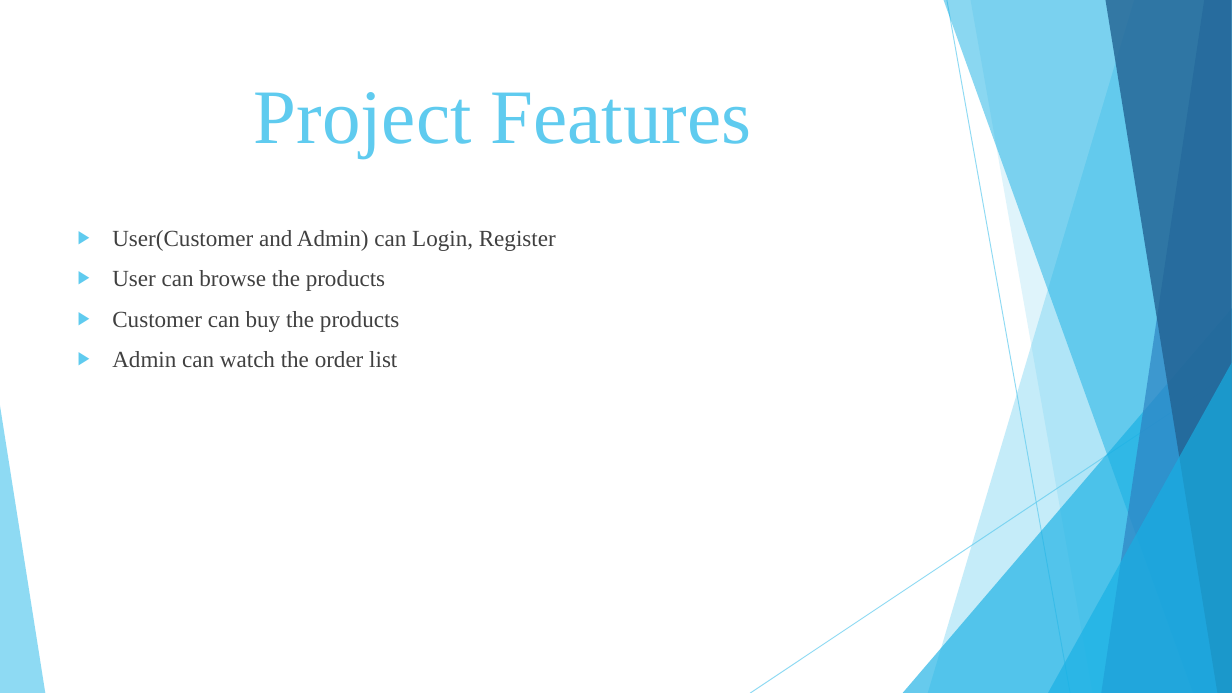
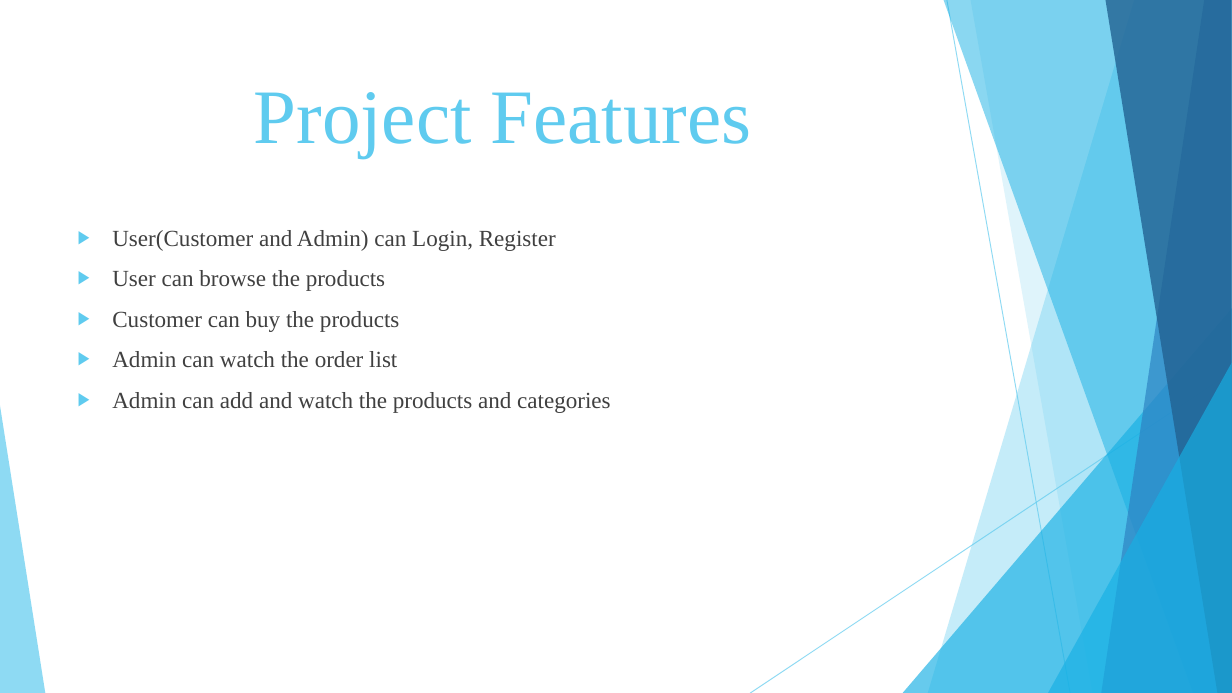
Before and after one commit to Devanshi8/Dotnet, a slide deck: slide 4 of CaseStudy-Sprint1/E-Commerce Website.pptx. Drawn at 1232x693 pixels with LibreOffice and Linux fonts; fonts in the diff are those of the drawing. Boxes give left, top, right and bottom in pixels: in the first picture for what was removed or moved away, otherwise in the second. Text is boxed around its words. In the diff, an @@ line names an element or a change of style, - is before the commit and + after.

Commit message:
CaseStudy

```diff
--- a/CaseStudy-Sprint1/E-Commerce Website.pptx
+++ b/CaseStudy-Sprint1/E-Commerce Website.pptx
@@ text at [112, 392, 610, 413]: paragraph added @@
+▶ Admin can add and watch the products and categories
```
